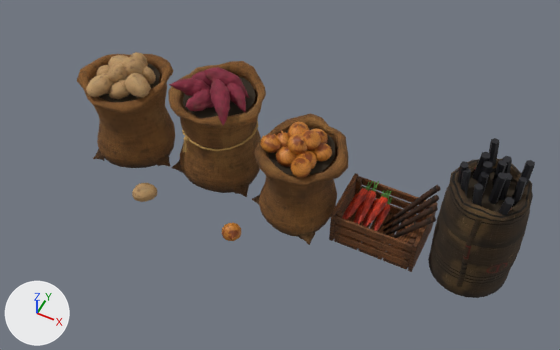
A saved change to the glTF model public/models/produce.glb.
The view is the same before and after, from a 50 mm lens placed at (1.34, -2.05, 2.71), pointed at (0.39, -0.15, 0.33). Arrows for +X, +Y and +Z are at lower left; the lights stay in place. The first picture is the older version. Where no turn or scale is listed for an object, it has been applied to the vertices. Vertices at exactly the same position are counted once.

The first picture shows 'CharcoalSackBody', 'CharcoalSackBodyInside', 'ProduceCrateSlat10', 'ProduceCrateSlat11', 'ProduceCrateSlat12', 'ProduceLoose0', 'ProducePotatoEdge00', 'ProduceSack0', 'ProduceSack1', 'ProduceSack1Inside', 'ProduceSack2', 'ProduceSack2Inside', 'ProduceSweetEdge10' and 64 more.
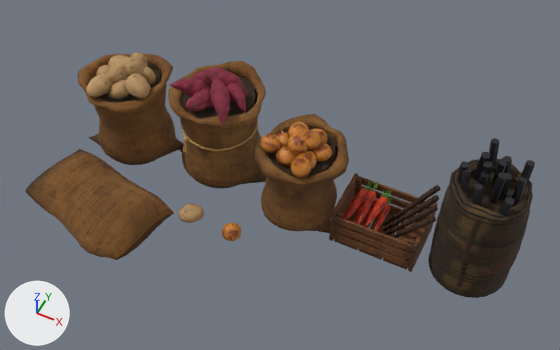
Edits to the scene script, one JSON object a line:
```json
{"block": "me_producesack0", "where": "# used by ob_producesack0; location = (0.0, 0.0, 0.0)"}
{"op": "remove", "block": "me_producesack0", "code": "me_producesack0.from_pydata(...)  # 592 vertices, 1138 faces; spans x -0.648..-0.218, y -0.206..0.197, z 0.0..0.45"}
{"op": "add", "block": "me_producesack0", "code": "me_producesack0.from_pydata(...)  # 528 vertices, 1030 faces; spans x -0.664..-0.197, y -0.203..0.195, z 0.0..0.451"}
{"block": "me_producesack0", "change": "me_producesack0 part 1: the loose piece of 528 vertices spanning x -0.648..-0.248, y -0.201..0.197, z 0.0..0.45 is rebuilt with 528 vertices and now spans x -0.664..-0.197, y -0.203..0.195, z 0.0..0.451"}
{"block": "me_producesack0", "change": "me_producesack0 part 2: the loose piece of 32 vertices spanning x -0.573..-0.509, y -0.206..-0.143, z 0.002..0.06 is deleted"}
{"block": "me_producesack0", "change": "me_producesack0 part 3: the loose piece of 32 vertices spanning x -0.275..-0.218, y -0.107..-0.03, z 0.002..0.06 is deleted"}
{"block": "me_producesack1", "where": "# used by ob_producesack1; location = (0.0, 0.0, 0.0)"}
{"op": "remove", "block": "me_producesack1", "code": "me_producesack1.from_pydata(...)  # 640 vertices, 1234 faces; spans x -0.217..0.212, y -0.144..0.269, z 0.0..0.493"}
{"op": "add", "block": "me_producesack1", "code": "me_producesack1.from_pydata(...)  # 576 vertices, 1126 faces; spans x -0.257..0.257, y -0.144..0.269, z 0.0..0.493"}
{"block": "me_producesack1", "change": "me_producesack1 part 4: the loose piece of 32 vertices spanning x -0.207..-0.141, y -0.098..-0.026, z 0.002..0.064 is deleted"}
{"block": "me_producesack1", "change": "me_producesack1 part 5: the loose piece of 32 vertices spanning x 0.127..0.193, y -0.095..-0.025, z 0.002..0.064 is deleted"}
{"block": "me_producesack1", "change": "me_producesack1 part 6: 120 vertices moved from x -0.188..0.187, y -0.14..0.225, z 0.0..0.184 to x -0.257..0.257, y -0.137..0.223, z 0.0..0.184"}
{"block": "me_producesack2", "where": "# used by ob_producesack2; location = (0.0, 0.0, 0.0)"}
{"op": "remove", "block": "me_producesack2", "code": "me_producesack2.from_pydata(...)  # 592 vertices, 1138 faces; spans x 0.218..0.639, y -0.23..0.178, z 0.0..0.421"}
{"op": "add", "block": "me_producesack2", "code": "me_producesack2.from_pydata(...)  # 528 vertices, 1030 faces; spans x 0.211..0.64, y -0.227..0.183, z 0.0..0.422"}
{"block": "me_producesack2", "change": "me_producesack2 part 7: the loose piece of 528 vertices spanning x 0.254..0.639, y -0.23..0.178, z 0.0..0.421 is rebuilt with 528 vertices and now spans x 0.211..0.64, y -0.227..0.183, z 0.0..0.422"}
{"block": "me_producesack2", "change": "me_producesack2 part 8: the loose piece of 32 vertices spanning x 0.218..0.273, y -0.111..-0.037, z 0.002..0.057 is deleted"}
{"block": "me_producesack2", "change": "me_producesack2 part 9: the loose piece of 32 vertices spanning x 0.499..0.561, y -0.204..-0.142, z 0.002..0.057 is deleted"}
{"op": "add", "block": "me_producesacksealed", "code": ["me_producesacksealed = bpy.data.meshes.new('ProduceSackSealed')", "me_producesacksealed.from_pydata(...)  # 240 vertices, 476 faces; spans x -0.686..-0.025, y -0.686..-0.211, z -0.01..0.182", "me_producesacksealed.materials.append(mat_producesackpotato)"]}
{"op": "set", "path": "ob_produceloose0.location", "old": "(-0.22, -0.29, 0.045)", "new": "(0.03, -0.3, 0.045)"}
{"op": "add", "block": "ob_producesacksealed", "code": ["ob_producesacksealed = bpy.data.objects.new('ProduceSackSealed', me_producesacksealed)", "ob_producesacksealed.location = (0.0, 0.0, 0.0)"]}
```

What differs and where, as boxes [x1, y1, x2, y2] in the pictures (560 x 350 px; the box of a moved part takes in the faces that stretch with it):
```json
{"object": "ProduceSackSealed", "change": "added", "after": [26, 149, 174, 260], "on screen": "brown"}
{"object": "ProduceSack1", "change": "reshaped", "before": [168, 61, 266, 197], "after": [168, 61, 266, 189]}
{"object": "ProduceSack0", "change": "reshaped", "before": [77, 54, 175, 168], "after": [77, 54, 183, 165], "on screen": "8% wider"}
{"object": "ProduceSack2", "change": "reshaped", "before": [252, 113, 349, 245], "after": [254, 114, 349, 233], "on screen": "10% shorter"}
{"object": "ProduceLoose0", "change": "moved", "before": [132, 183, 157, 202], "after": [179, 203, 204, 223]}
{"part": 1, "of": "me_producesack0", "change": "rebuilt", "before": [77, 54, 175, 168], "after": [77, 54, 183, 165], "on screen": "8% wider"}
{"part": 2, "of": "me_producesack0", "change": "deleted", "before": [93, 149, 105, 161]}
{"part": 3, "of": "me_producesack0", "change": "deleted", "before": [157, 154, 170, 166]}
{"part": 4, "of": "me_producesack1", "change": "deleted", "before": [172, 160, 182, 173]}
{"part": 5, "of": "me_producesack1", "change": "deleted", "before": [233, 183, 249, 197]}
{"part": 6, "of": "me_producesack1", "change": "moved or reshaped", "before": [180, 143, 260, 193], "after": [179, 145, 266, 189]}
{"part": 7, "of": "me_producesack2", "change": "rebuilt", "before": [254, 113, 349, 237], "after": [254, 114, 349, 233]}
{"part": 8, "of": "me_producesack2", "change": "deleted", "before": [252, 194, 260, 204]}
{"part": 9, "of": "me_producesack2", "change": "deleted", "before": [298, 231, 315, 245]}
```
